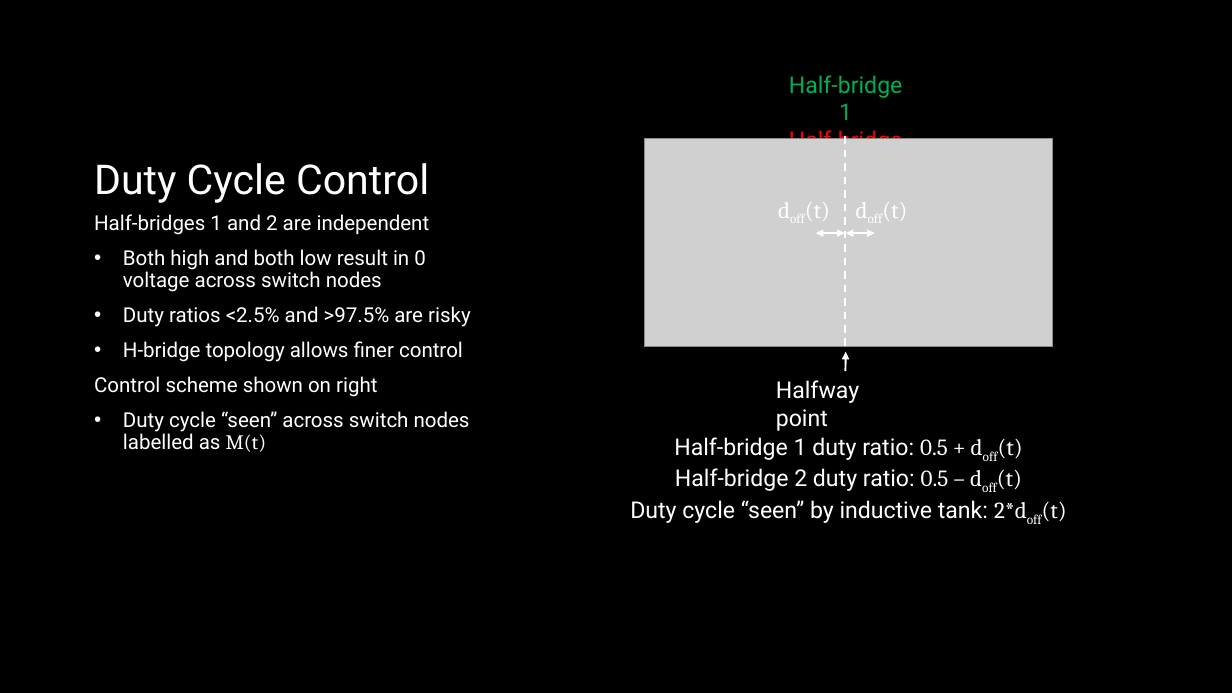
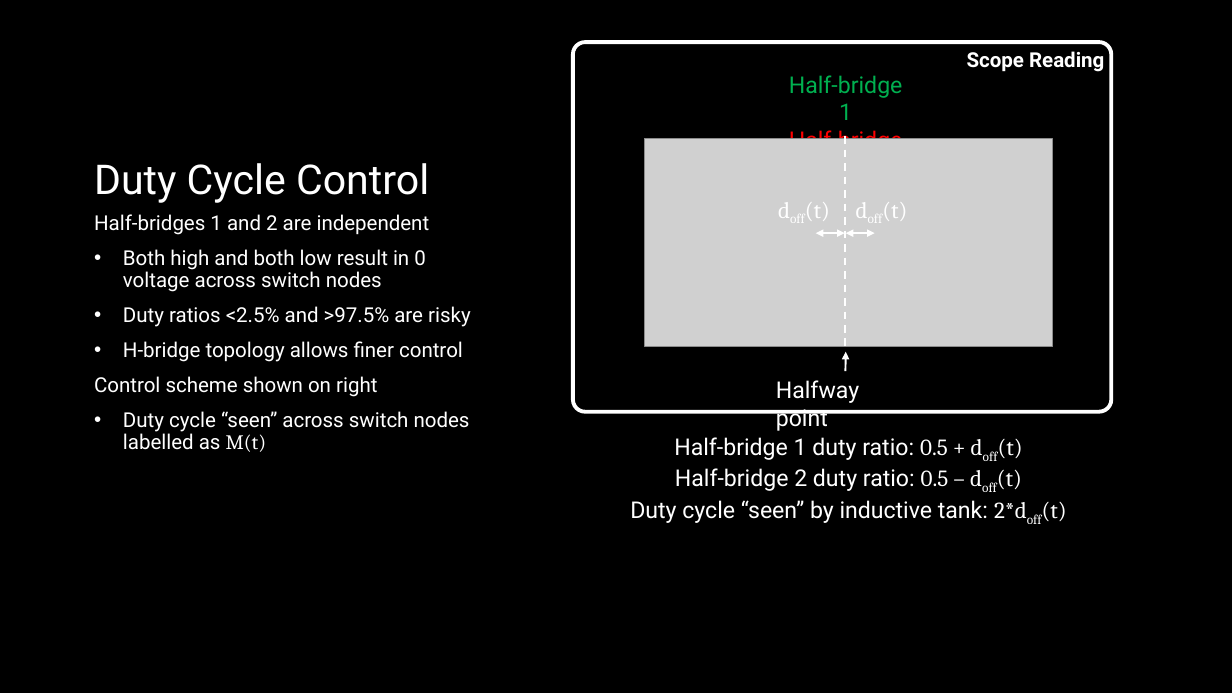
Before and after one commit to ut-ras/rm_electrical-supercap_v2, a slide deck: slide 3 of UT Robomasters – Supercap Power Stage Modeling.pptx. Drawn at 1232x693 pixels with LibreOffice and Linux fonts; fonts in the diff are those of the drawing; grey boxes stand for pictures. Boxes give left, top, right and bottom in pixels: in the first picture for what was removed or moved away, otherwise in the second. Text is boxed around its words. In the diff, an @@ line names an element or a change of style, - is before the commit and + after.

```diff
--- a/UT Robomasters – Supercap Power Stage Modeling.pptx
+++ b/UT Robomasters – Supercap Power Stage Modeling.pptx
@@ rounded rectangle added at [573, 43, 1112, 412], outline #FFFFFF 3 pt @@
@@ text added at [967, 51, 1104, 72], 16 pt, text #FFFFFF, bold @@
+Scope Reading
```
Also in this commit, not shown: 3 other slides changed, 3 slides added, 1 other file.
